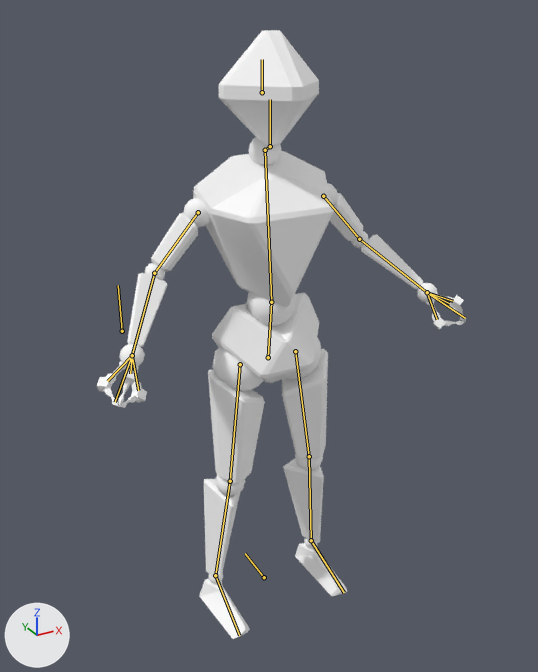
The Blender file assets/character.blend as it was, and as the next commit left it.
Both versions are drawn from a 50 mm camera at (-1.2, -2.23, 2.25) aimed at (0.01, -0.03, 1.15). The axes (+X, +Y, +Z) are drawn at lower left. The lights are the same throughout. The bones that bend it are drawn over the model as lines.
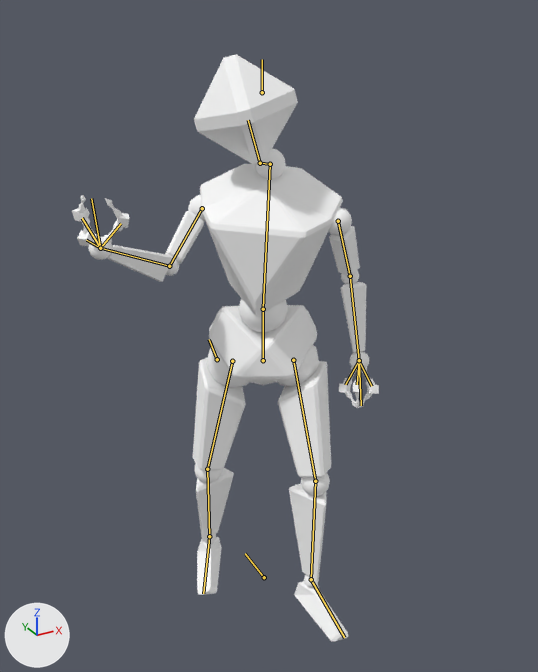
The newer file adds an action. The first version stands in its rest pose; the second is drawn at frame 0 of the action 'pose'.

Boxes (x1, y1, x2, y2) around the edits, measured in the pictures (538 x 672 px):
'mesh', posed
    before: (97, 30, 466, 639)
    after: (72, 54, 379, 642)
bone 'hips', root to tip
    before: (268, 357) to (271, 302)
    after: (263, 360) to (263, 309)
bone 'spine', root to tip
    before: (271, 302) to (265, 150)
    after: (263, 309) to (270, 164)
bone 'neck', root to tip
    before: (265, 150) to (270, 146)
    after: (270, 164) to (260, 163)
bone 'head', root to tip
    before: (270, 146) to (270, 99)
    after: (260, 163) to (248, 120)
bone 'claw1.R', root to tip
    before: (132, 355) to (130, 373)
    after: (100, 248) to (121, 223)
bone 'claw2.R', root to tip
    before: (132, 355) to (138, 390)
    after: (100, 248) to (86, 240)
bone 'claw3.R', root to tip
    before: (132, 355) to (107, 381)
    after: (100, 248) to (82, 218)

The change, as a diff of the scene's bpy script:
```diff
--- a/assets/character.blend.py
+++ b/assets/character.blend.py
@@ bone_hips @@
 bone_hips = bpy.data.objects['metarig'].pose.bones['hips']
-bone_hips.location = (0.0, 0.0, 0.0)
-bone_hips.rotation_quaternion = (1.0, 0.0, 0.0, 0.0)  # degrees (0, 0, 0)
+bone_hips.location = (0.024, -0.062, -0.079)
+bone_hips.rotation_quaternion = (0.972, 0.025, -0.231, 0.031)  # degrees (2, -27, 3)
@@ bone_spine @@
 bone_spine = bpy.data.objects['metarig'].pose.bones['spine']  # child of 'hips'
-bone_spine.rotation_quaternion = (1.0, 0.0, 0.0, 0.0)  # degrees (0, 0, 0)
+bone_spine.rotation_quaternion = (0.993, -0.025, -0.113, -0.002)  # degrees (-3, -13, 0)
@@ bone_neck @@
 bone_neck = bpy.data.objects['metarig'].pose.bones['neck']  # child of 'spine'
-bone_neck.rotation_quaternion = (1.0, 0.0, 0.0, 0.0)  # degrees (0, 0, 0)
+bone_neck.rotation_quaternion = (0.906, -0.415, -0.001, 0.084)  # degrees (-49, 4, 9)
@@ bone_head @@
 bone_head = bpy.data.objects['metarig'].pose.bones['head']  # child of 'neck'
-bone_head.rotation_quaternion = (1.0, 0.0, 0.0, 0.0)  # degrees (0, 0, 0)
+bone_head.rotation_quaternion = (0.959, -0.027, -0.278, 0.047)  # degrees (-5, -32, 7)
@@ bone_claw1_r @@
 bone_claw1_r = bpy.data.objects['metarig'].pose.bones['claw1.R']  # child of 'hand.R'
-bone_claw1_r.rotation_quaternion = (1.0, 0.0, 0.0, 0.0)  # degrees (0, 0, 0)
+bone_claw1_r.rotation_quaternion = (0.993, 0.0, 0.0, -0.114)  # degrees (0, 0, -13)
@@ bone_claw2_r @@
 bone_claw2_r = bpy.data.objects['metarig'].pose.bones['claw2.R']  # child of 'hand.R'
-bone_claw2_r.rotation_quaternion = (1.0, 0.0, 0.0, 0.0)  # degrees (0, 0, 0)
+bone_claw2_r.rotation_quaternion = (0.993, 0.0, 0.0, -0.114)  # degrees (0, 0, -13)
@@ bone_claw3_r @@
 bone_claw3_r = bpy.data.objects['metarig'].pose.bones['claw3.R']  # child of 'hand.R'
-bone_claw3_r.rotation_quaternion = (1.0, 0.0, 0.0, 0.0)  # degrees (0, 0, 0)
+bone_claw3_r.rotation_quaternion = (0.993, 0.0, 0.0, -0.114)  # degrees (0, 0, -13)
@@ bone_elbowik_r @@
 bone_elbowik_r = bpy.data.objects['metarig'].pose.bones['elbowIK.R']  # child of 'spine'
-bone_elbowik_r.location = (0.0, 0.0, 0.0)
+bone_elbowik_r.location = (0.394, -0.036, -0.037)
@@ bone_kneeik_l @@
 bone_kneeik_l = bpy.data.objects['metarig'].pose.bones['kneeIK.L']  # child of 'hips'
-bone_kneeik_l.location = (0.0, 0.0, 0.0)
+bone_kneeik_l.location = (-0.41, -0.723, 0.0)
@@ bone_kneeik_r @@
 bone_kneeik_r = bpy.data.objects['metarig'].pose.bones['kneeIK.R']  # child of 'hips'
-bone_kneeik_r.location = (0.0, 0.0, 0.0)
+bone_kneeik_r.location = (0.863, -0.364, 0.0)
@@ bone_handik_l @@
 bone_handik_l = bpy.data.objects['metarig'].pose.bones['handIK.L']
-bone_handik_l.location = (0.0, 0.0, 0.0)
-bone_handik_l.rotation_quaternion = (1.0, 0.0, 0.0, 0.0)  # degrees (0, 0, 0)
+bone_handik_l.location = (0.154, -0.062, -0.316)
+bone_handik_l.rotation_quaternion = (0.856, -0.287, 0.254, -0.348)  # degrees (-43, 14, -50)
@@ bone_handik_r @@
 bone_handik_r = bpy.data.objects['metarig'].pose.bones['handIK.R']
-bone_handik_r.location = (0.0, 0.0, 0.0)
-bone_handik_r.rotation_quaternion = (1.0, 0.0, 0.0, 0.0)  # degrees (0, 0, 0)
+bone_handik_r.location = (0.149, -0.288, 0.162)
+bone_handik_r.rotation_quaternion = (0.569, 0.778, -0.171, -0.205)  # degrees (106, 7, -30)
@@ bone_footik_l @@
 bone_footik_l = bpy.data.objects['metarig'].pose.bones['footIK.L']
-bone_footik_l.location = (0.0, 0.0, 0.0)
-bone_footik_l.rotation_quaternion = (1.0, 0.0, 0.0, 0.0)  # degrees (0, 0, 0)
+bone_footik_l.location = (0.123, 0.174, 0.046)
+bone_footik_l.rotation_quaternion = (1.0, 0.0, 0.006, -0.015)  # degrees (0, 1, -2)
@@ bone_footik_r @@
 bone_footik_r = bpy.data.objects['metarig'].pose.bones['footIK.R']
-bone_footik_r.location = (0.0, 0.0, 0.0)
-bone_footik_r.rotation_quaternion = (1.0, 0.0, 0.0, 0.0)  # degrees (0, 0, 0)
+bone_footik_r.location = (-0.078, -0.24, -0.127)
+bone_footik_r.rotation_quaternion = (0.971, 0.0, 0.093, -0.221)  # degrees (-2, 10, -26)
```
